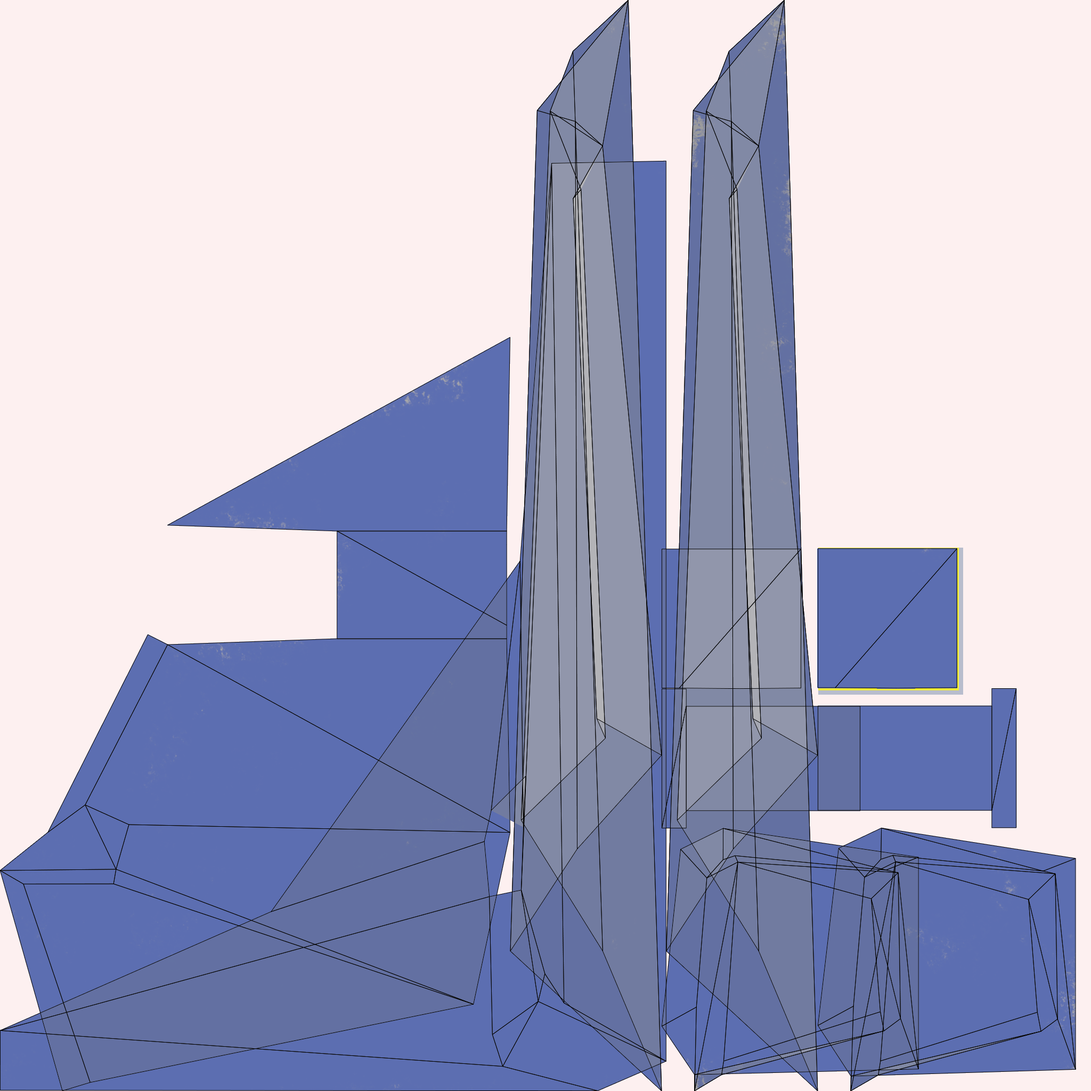
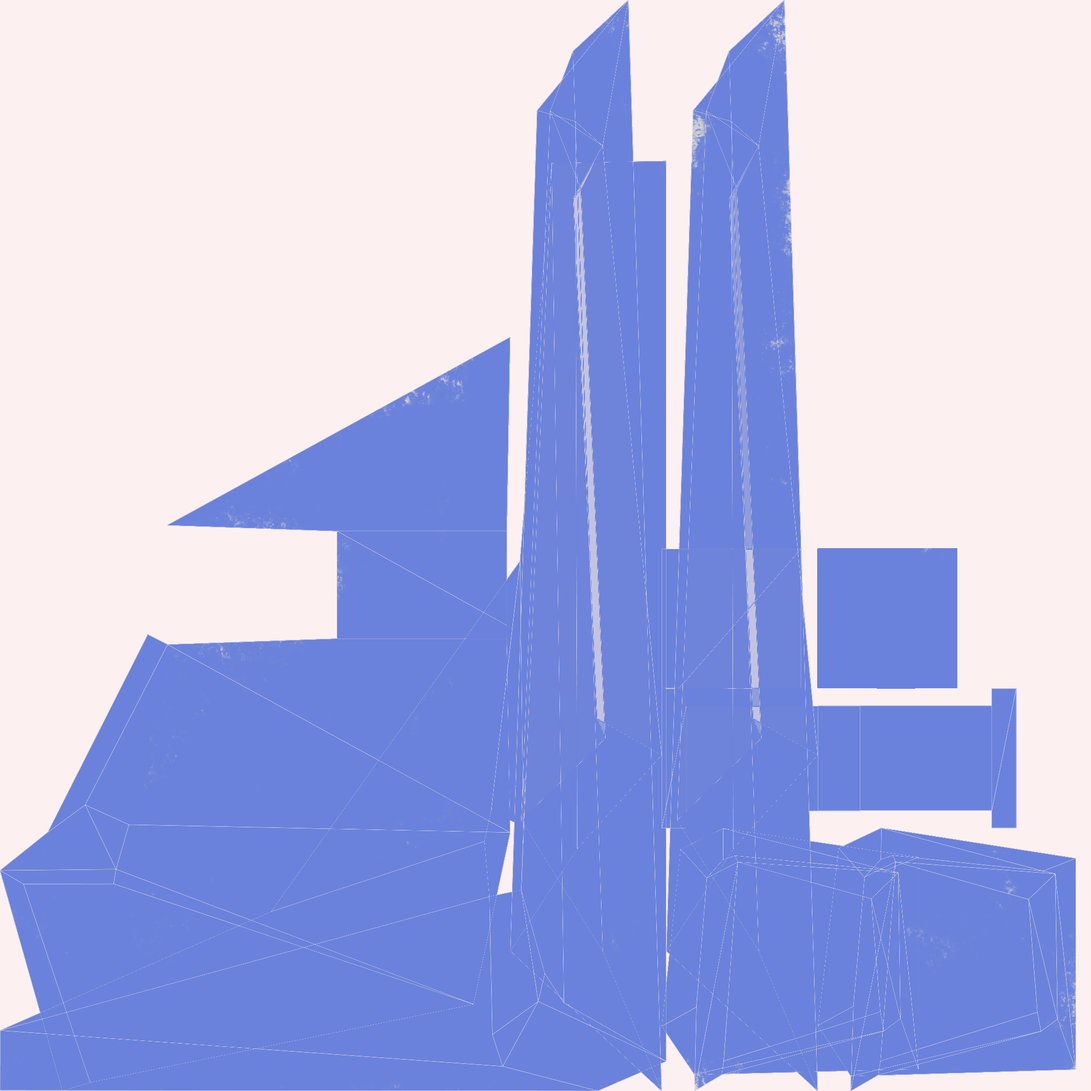
Layered file, before and after one edit (1091×1091). Changes by layer:
hid "UV.png" over [0,0,1077,1091]
hid "Metal" over [818,547,964,695]
